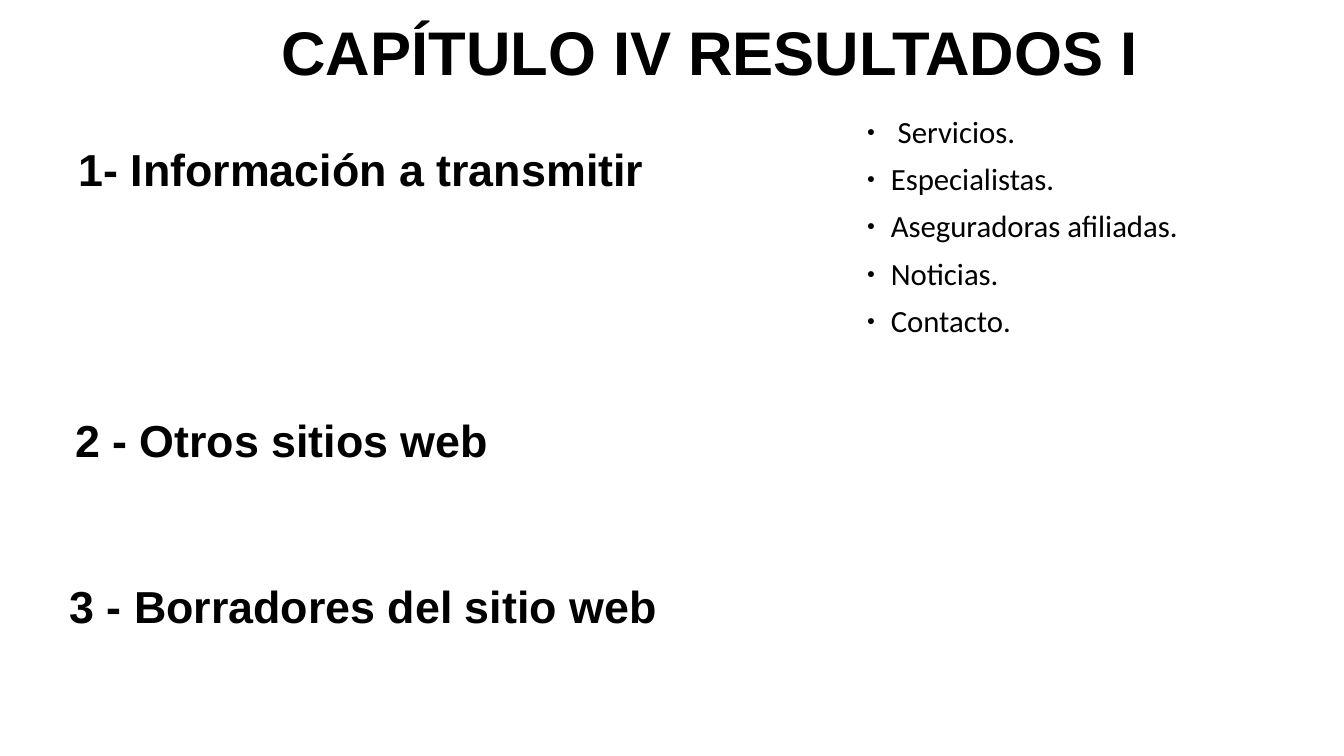
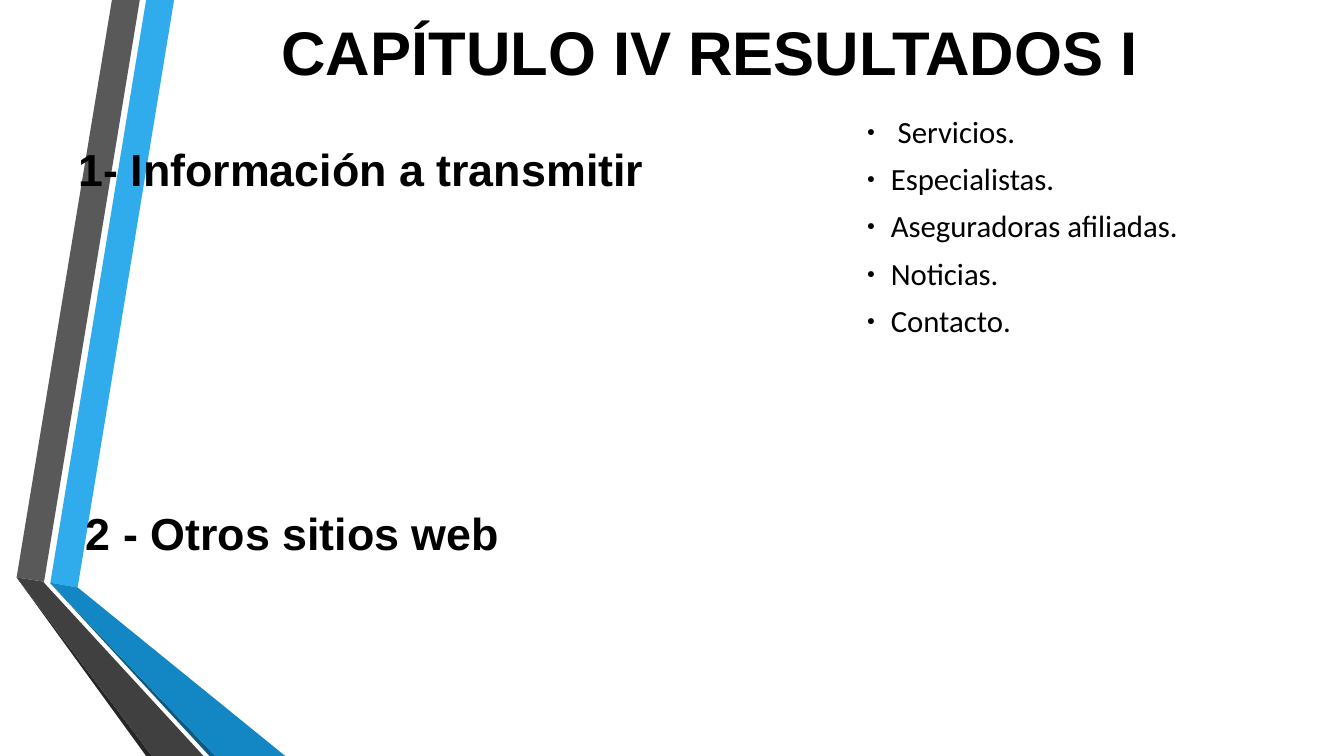
Before and after one commit to Aj4Mc/Pasantia, a slide deck: slide 9 of Presentacion servicio comunitario.pptm. Drawn at 1344x756 pixels with LibreOffice and Linux fonts; fonts in the diff are those of the drawing; background and template pictures are left out. Boxes give left, top, right and bottom in pixels: in the first picture for what was removed or moved away, otherwise in the second. Text is boxed around its words. In the diff, an @@ line names an element or a change of style, - is before the commit and + after.

```diff
--- a/Presentacion servicio comunitario.pptm
+++ b/Presentacion servicio comunitario.pptm
@@ text "2 - Otros sitios web": place and size @@
-text "2 - Otros sitios web" at <box>75,424,488,458</box>
+text "2 - Otros sitios web" at <box>86,515,499,551</box>
@@ group added at <box>16,0,285,756</box>: 6 freeform shapes @@
@@ text removed at <box>69,590,656,624</box> @@
-3 - Borradores del sitio web
```
Also in this commit, not shown: 13 other slides changed.
